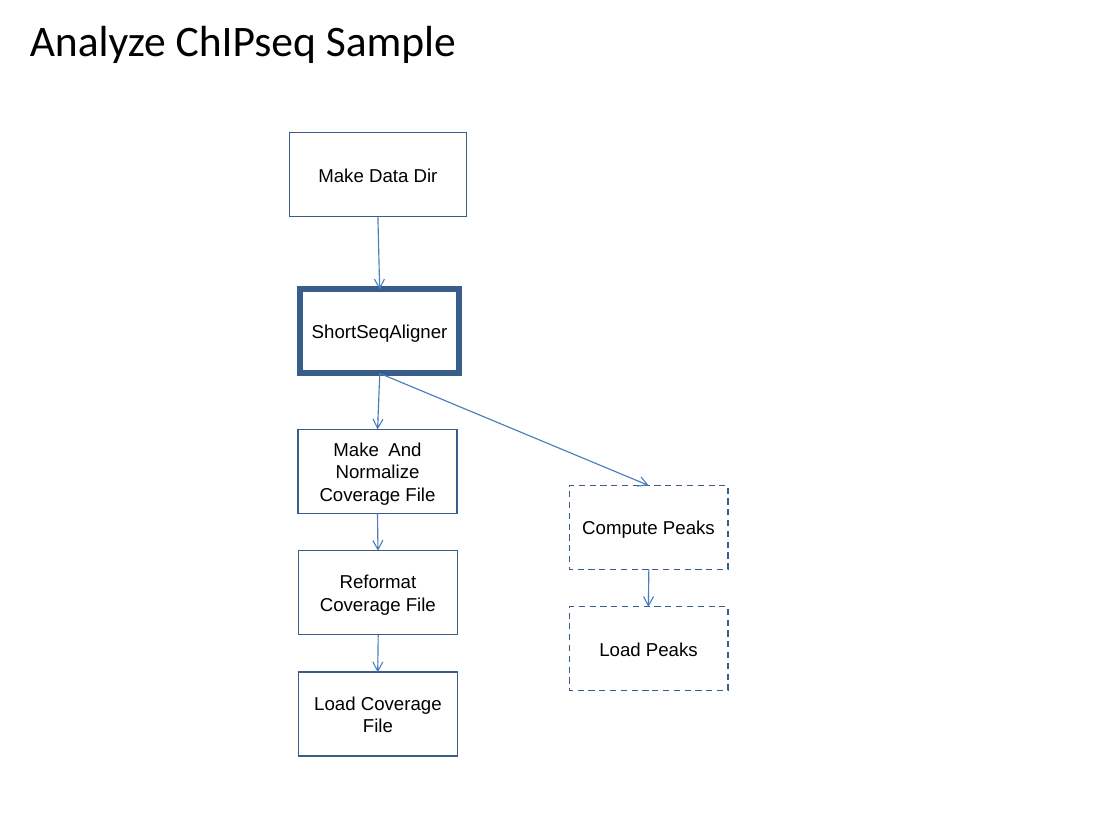
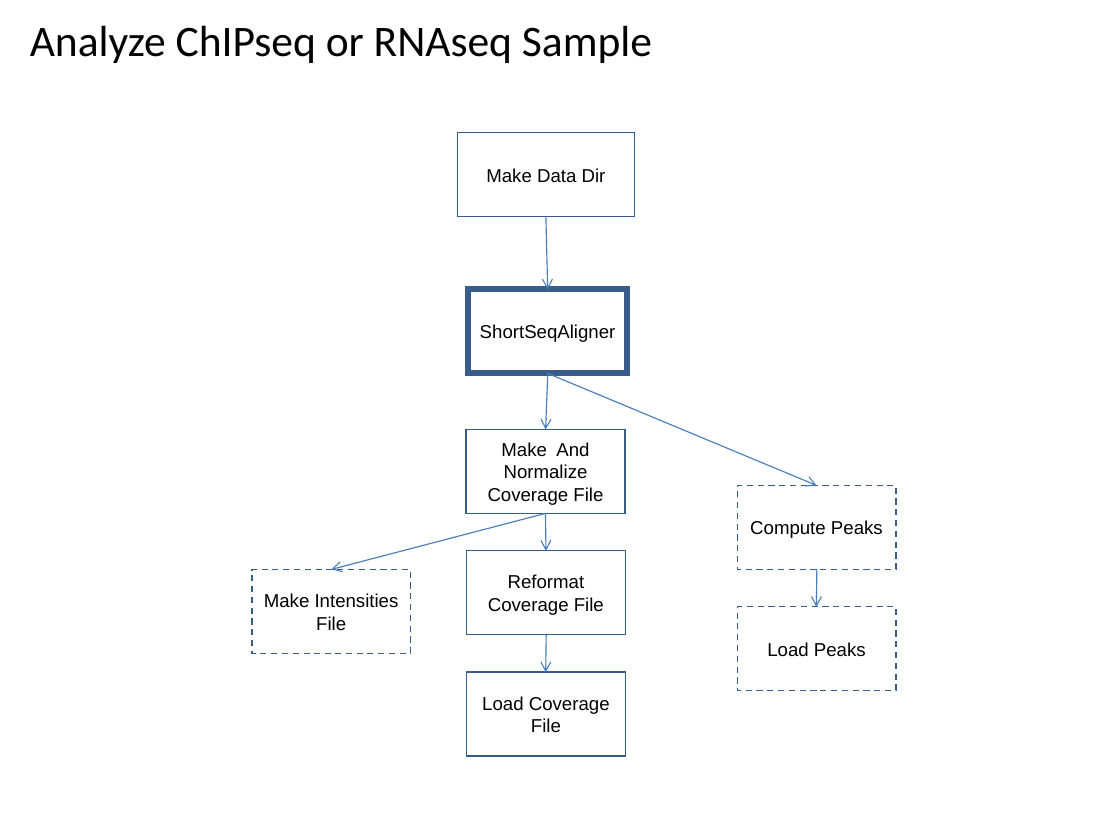
Before and after one commit to VEuPathDB/ApiCommonWorkflow, a slide deck: slide 49 of Main/doc/IntegratedWorkflow.ppt (slide 50 before the commit). Drawn at 1120x840 pixels with LibreOffice and Linux fonts; fonts in the diff are those of the drawing. Boxes give left, top, right and bottom in pixels: in the first picture for what was removed or moved away, otherwise in the second. Text is boxed around its words. In the diff, an @@ line names an element or a change of style, - is before the commit and + after.

```diff
--- a/Main/doc/IntegratedWorkflow.ppt
+++ b/Main/doc/IntegratedWorkflow.ppt
@@ title at bbox=[30, 25, 652, 63]: text changed @@
-Analyze ChIPseq Sample
+Analyze ChIPseq or RNAseq Sample
@@ 7 rectangles, 6 arrows: place and size @@
-7 rectangles, 6 arrows at bbox=[289, 132, 728, 756]
+7 rectangles, 6 arrows at bbox=[457, 132, 896, 756]
@@ arrow added from (545, 513) to (332, 569), #4A7EBB 0.74 pt @@
@@ rectangle added at bbox=[252, 569, 411, 653], outline #385D8A 0.99 pt dashed, 12 pt, text #000000 @@
+Make Intensities File
```
Also in this commit, not shown: 2 other slides changed, 2 slides removed, 4 other files.
